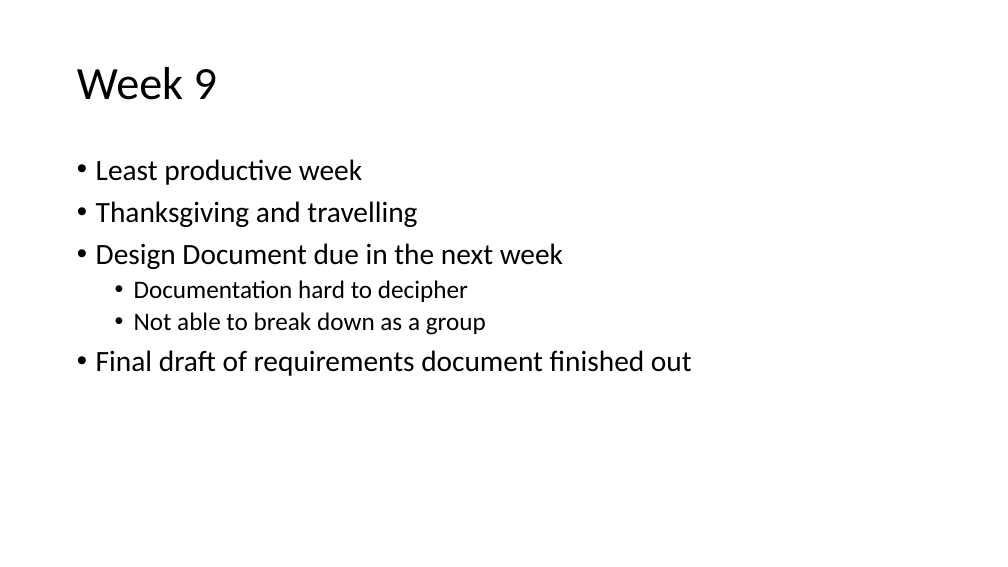
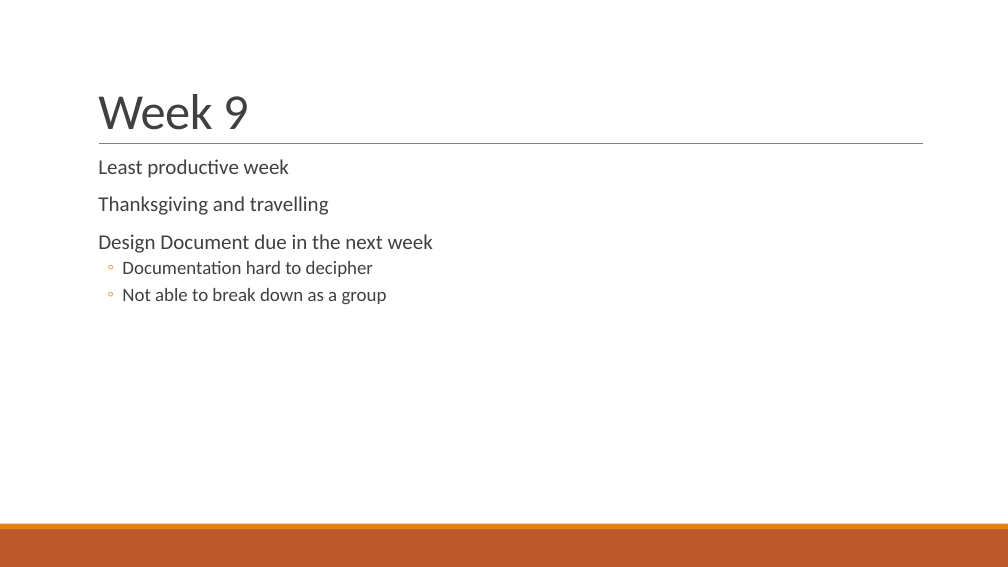
Before and after one commit to gonsalvg/Capstone-Forge-App, a slide deck: slide 31 of Progress Report/Progress report.pptx (slide 29 before the commit). Drawn at 1008x567 pixels with LibreOffice and Linux fonts; fonts in the diff are those of the drawing. Boxes give left, top, right and bottom in pixels: in the first picture for what was removed or moved away, otherwise in the second. Text is boxed around its words. In the diff, an @@ line names an element or a change of style, - is before the commit and + after.

```diff
--- a/Progress Report/Progress report.pptx
+++ b/Progress Report/Progress report.pptx
@@ title "Week 9": place and size @@
-title "Week 9" at [77,67,217,100]
+title "Week 9" at [98,94,248,130]
@@ title "Week 9" at [98,94,248,130]: size 44 to 48 pt, text colour #000000 to #404040, letter spacing 0 to -0.5 pt; line spacing 0.9 to 0.85; vertical alignment middle to bottom @@
@@ line added from (99, 144) to (923, 144), #808080 0.5 pt @@
@@ text "Least productive week" at [98,159,433,304]: size 28 to 20 pt in "Least productive week", "Thanksgiving and travelling", "Design Document due in the next week"; text colour #000000 to #404040; size 24 to 18 pt in "Documentation hard to decipher", "Not able to break down as a ..."; bullet • to  ; more space between paragraphs; bullet • to ◦ @@
@@ text at [96,350,692,376]: paragraph removed @@
-• Final draft of requirements document finished out
@@ rectangle added at [0,529,1008,567], fill #BD582C @@
@@ rectangle added at [0,524,1008,529], fill #E48312 @@
```
Also in this commit, not shown: 32 other slides changed, 2 slides added, 1 slide removed.
